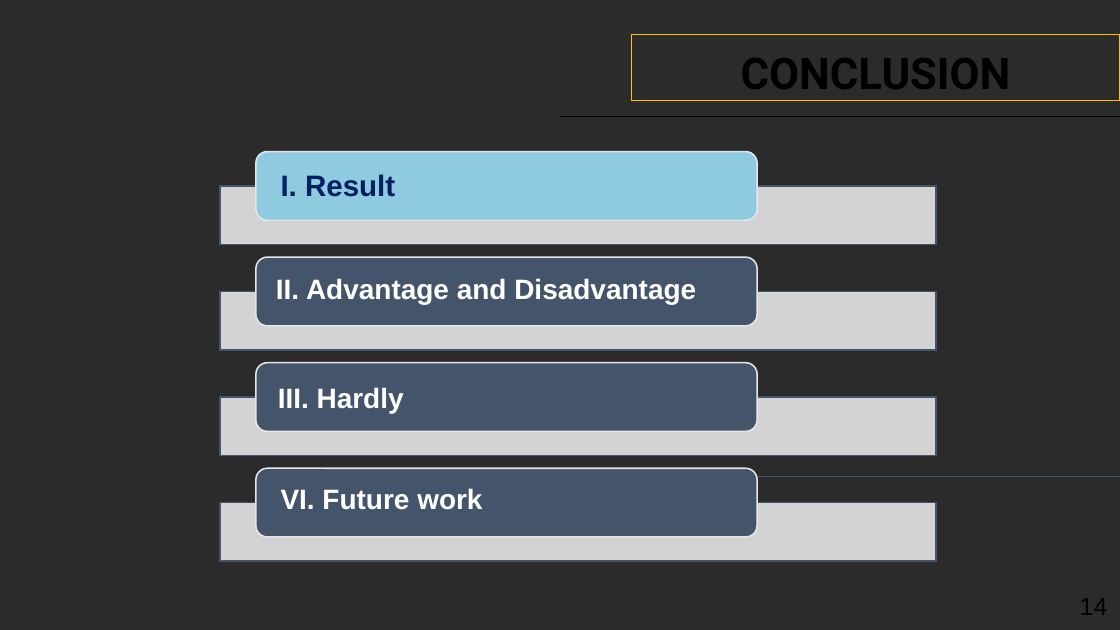
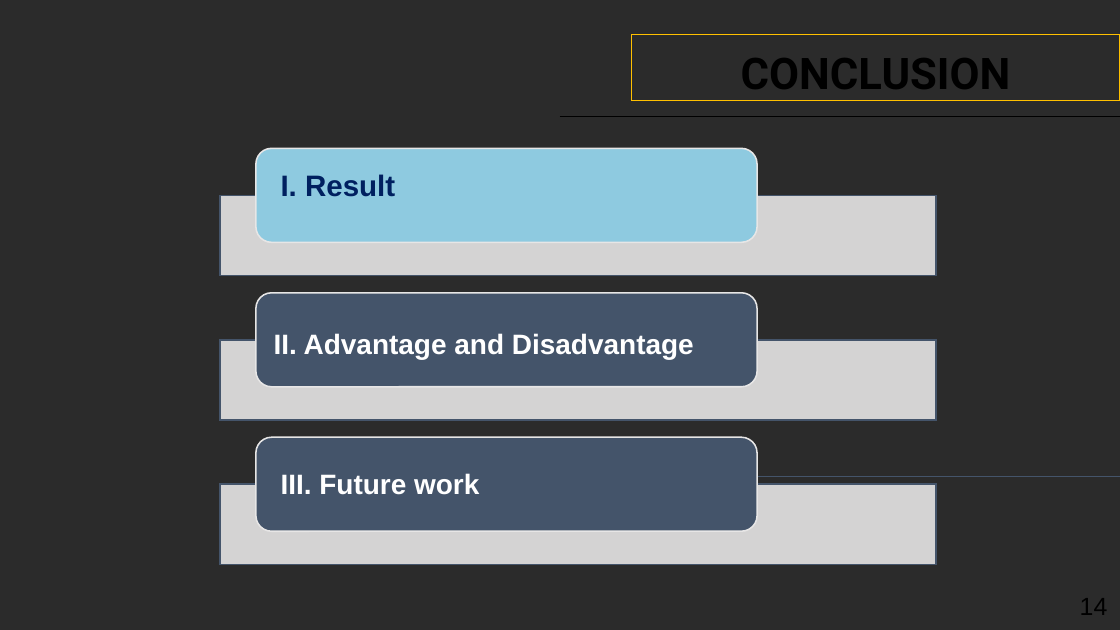
Before and after one commit to hoangchu234/webnhatroKLTN, a slide deck: slide 16 of Docs/Graduation thesis.pptx. Drawn at 1120x630 pixels with LibreOffice and Linux fonts; fonts in the diff are those of the drawing; background and template pictures are left out; a plain dark background stands for a picture behind light text. Boxes give left, top, right and bottom in pixels: in the first picture for what was removed or moved away, otherwise in the second. Text is boxed around its words. In the diff, an @@ line names an element or a change of style, - is before the commit and + after.

```diff
--- a/Docs/Graduation thesis.pptx
+++ b/Docs/Graduation thesis.pptx
@@ rounded rectangle: place and size @@
-rounded rectangle at (255, 151, 757, 220)
+rounded rectangle at (255, 148, 757, 242)
@@ rectangle: place and size @@
-rectangle at (221, 186, 936, 244)
+rectangle at (221, 195, 936, 276)
@@ rectangle removed at (221, 291, 936, 349) @@
@@ rounded rectangle: place and size @@
-rounded rectangle at (255, 258, 757, 326)
+rounded rectangle at (255, 292, 757, 386)
@@ text "II. Advantage and Disadvantage": place and size @@
-text "II. Advantage and Disadvantage" at (276, 278, 696, 304)
+text "II. Advantage and Disadvantage" at (274, 333, 694, 359)
@@ rectangle: place and size @@
-rectangle at (221, 398, 936, 456)
+rectangle at (221, 339, 936, 420)
@@ rounded rectangle removed at (255, 363, 757, 431) @@
@@ text removed at (278, 387, 404, 413) @@
-III. Hardly
@@ rounded rectangle: place and size @@
-rounded rectangle at (255, 468, 757, 536)
+rounded rectangle at (255, 437, 757, 531)
@@ text at (281, 473, 479, 495): text changed @@
-VI. Future work
+III. Future work
@@ rectangle: place and size @@
-rectangle at (221, 503, 936, 561)
+rectangle at (221, 484, 936, 564)
```
Also in this commit, not shown: 4 other slides changed, 2 slides removed, 5 other files.
